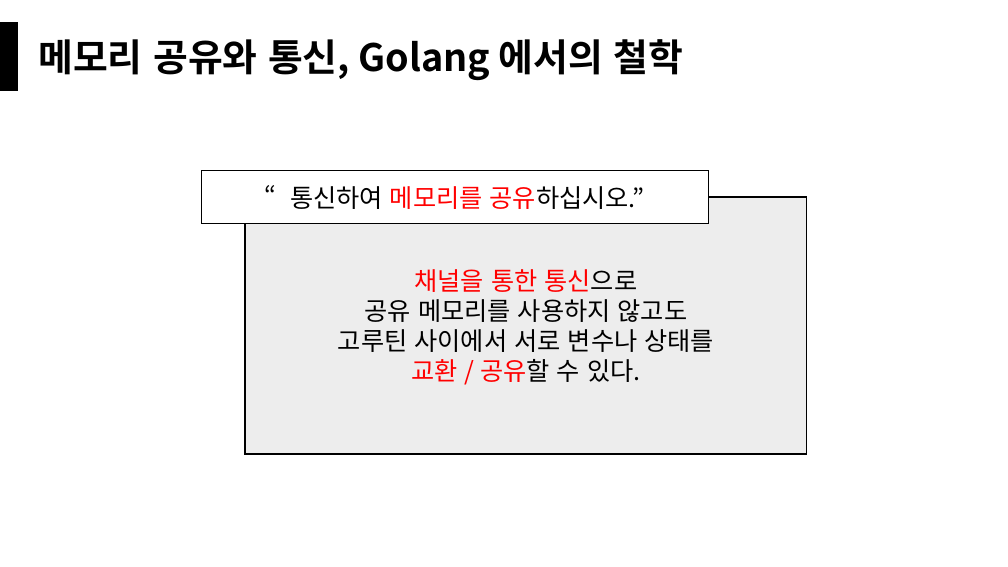
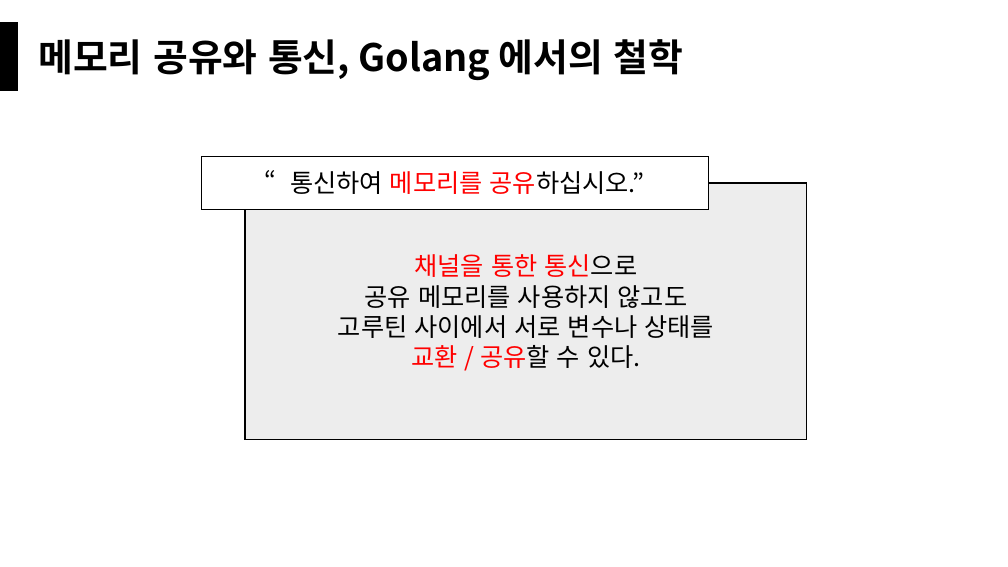
Before and after one commit to splkm97/GoRoutineStudy, a slide deck: slide 11 of 카카오엔터프라이즈과제.pptx. Drawn at 1008x567 pixels with LibreOffice and Linux fonts; fonts in the diff are those of the drawing. Boxes give left, top, right and bottom in pixels: in the first picture for what was removed or moved away, otherwise in the second. Text is boxed around its words. In the diff, an @@ line names an element or a change of style, - is before the commit and + after.

```diff
--- a/카카오엔터프라이즈과제.pptx
+++ b/카카오엔터프라이즈과제.pptx
@@ rectangle "“통신하여 메모리를 공유하십시오.”": place and size @@
-rectangle "“통신하여 메모리를 공유하십시오.”" at [201,170,709,224]
+rectangle "“통신하여 메모리를 공유하십시오.”" at [201,157,709,210]
@@ rectangle "채널을 통한 통신으로": place and size @@
-rectangle "채널을 통한 통신으로" at [245,197,807,454]
+rectangle "채널을 통한 통신으로" at [245,183,807,440]
```
Also in this commit, not shown: 1 other slide changed.
